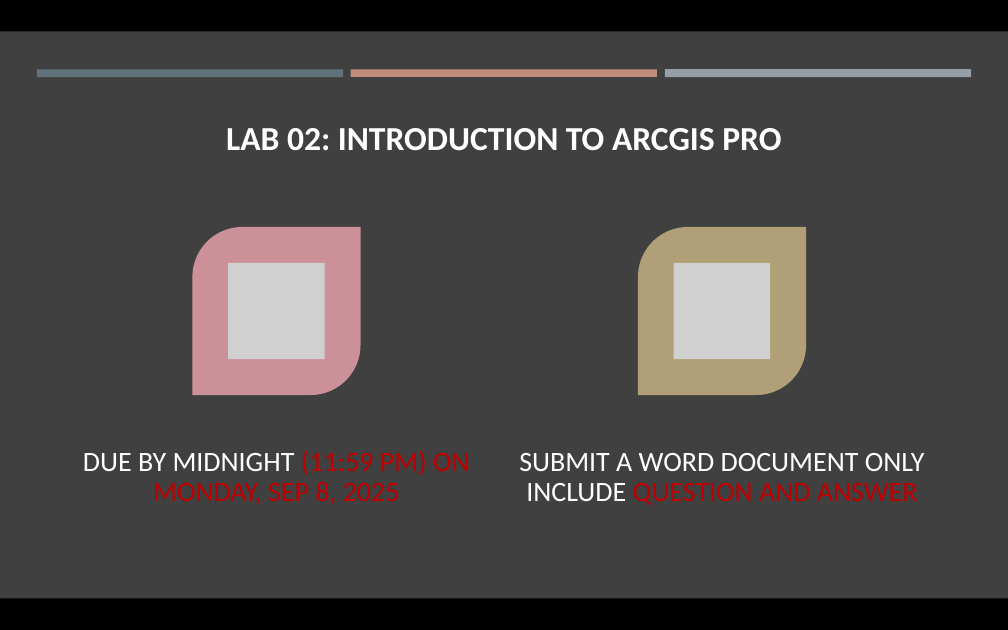
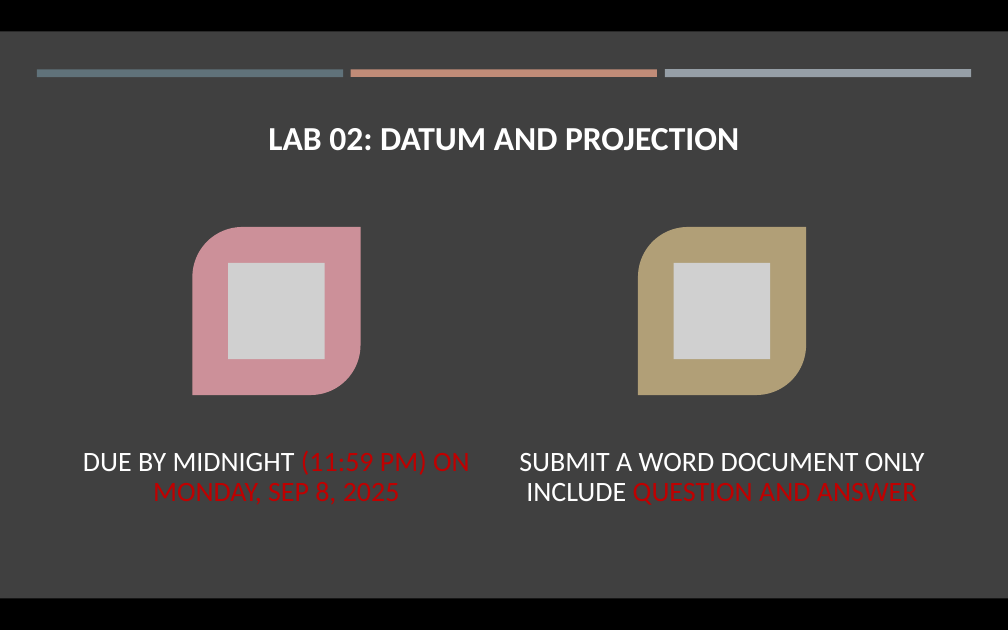
Before and after one commit to gisynw/GIS_I, a slide deck: slide 38 of docs/Lectures/Week03/Lecture02_GEOG2475_Datum_Tuesday.pptx. Drawn at 1008x630 pixels with LibreOffice and Linux fonts; fonts in the diff are those of the drawing; grey boxes stand for pictures. Boxes give left, top, right and bottom in pixels: in the first picture for what was removed or moved away, otherwise in the second. Text is boxed around its words. In the diff, an @@ line names an element or a change of style, - is before the commit and + after.

Commit message:
update projection

```diff
--- a/docs/Lectures/Week03/Lecture02_GEOG2475_Datum_Tuesday.pptx
+++ b/docs/Lectures/Week03/Lecture02_GEOG2475_Datum_Tuesday.pptx
@@ title at [268,128,739,151]: text changed @@
-LAB 02: INTRODUCTION TO ARCGIS PRO
+LAB 02: DATUM AND PROJECTION
```
Also in this commit, not shown: 2 other files.
